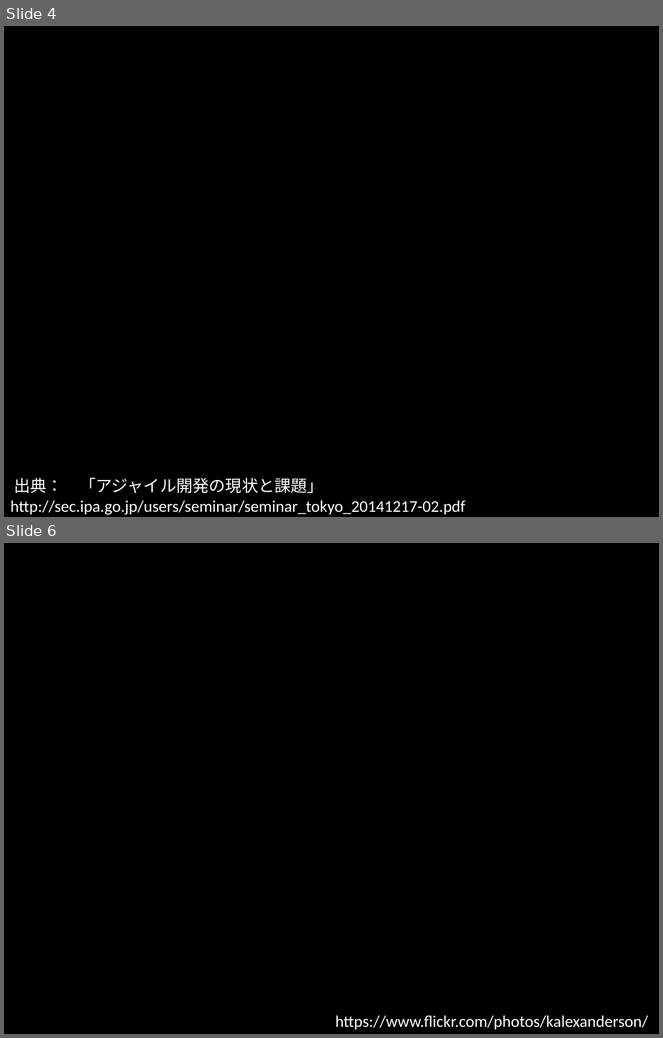
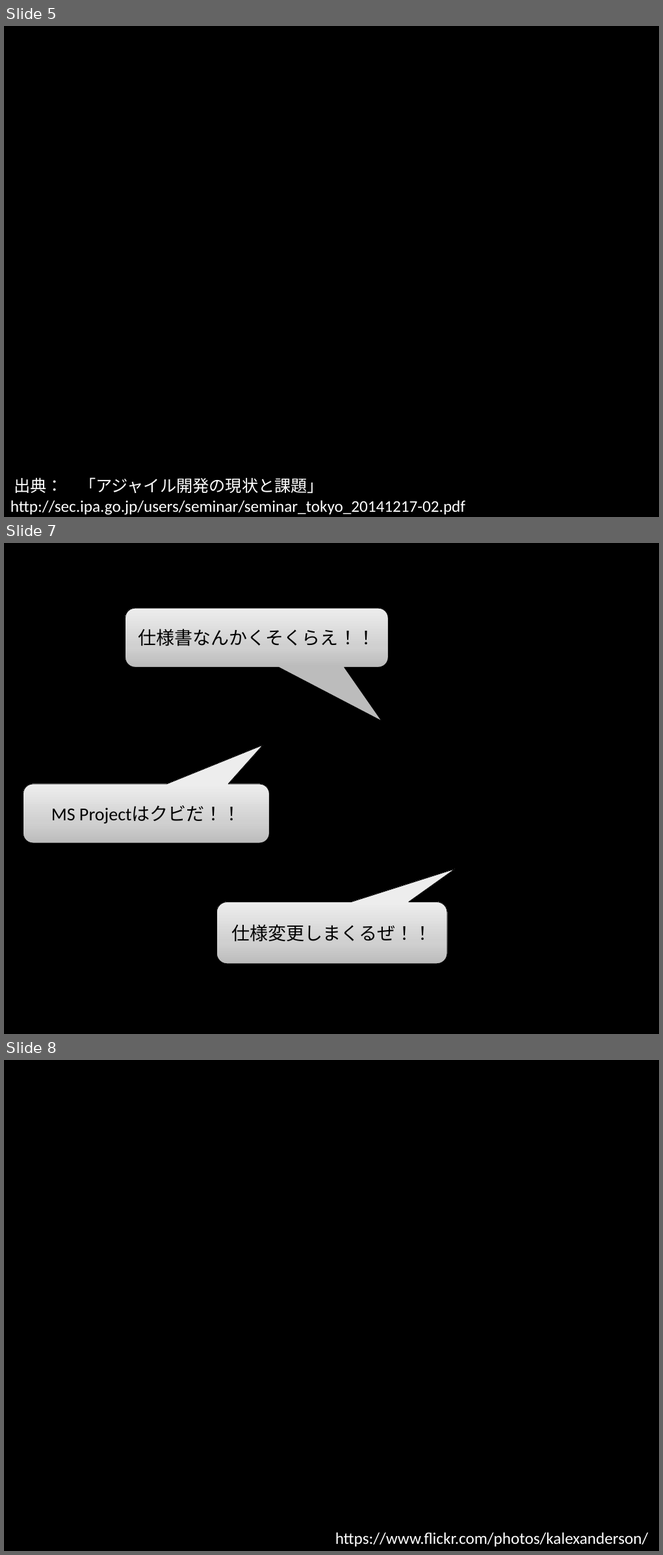
Before and after one commit to citrus1981/document, a slide deck: agile.pptx. Shown one above the other, each under a label of ours: slides 4 and 6 before the commit, slides 5, 7 and 8 after it; the slides between them are not shown. The pictures are 663x1038 and 663x1555 pixels, drawn with LibreOffice and Linux fonts; fonts in the diff are those of the drawing; background and template pictures are left out. Boxes give left, top, right and bottom in pixels: in the first picture for what was removed or moved away, otherwise in the second. Text is boxed around its words. In the diff, an @@ line names an element or a change of style, - is before the commit and + after.

```diff
--- a/agile.pptx
+++ b/agile.pptx
@@ slide 7 added at bbox=[4, 543, 659, 1034], background picture (left out) @@
@@ rounded speech box added at bbox=[125, 608, 389, 667], fill gradient #BDBDBD to #D1D1D1 to #EEEEEE, outline #000000 0.75 pt, 20 pt, text #000000 @@
+仕様書なんかくそくらえ！！
@@ rounded speech box added at bbox=[23, 784, 269, 843], fill gradient #BDBDBD to #D1D1D1 to #EEEEEE, outline #000000 0.75 pt, 20 pt, text #000000 @@
+MS Projectはクビだ！！
@@ rounded speech box added at bbox=[217, 902, 447, 964], fill gradient #BDBDBD to #D1D1D1 to #EEEEEE, outline #000000 0.75 pt, 20 pt, text #000000 @@
+仕様変更しまくるぜ！！
@@ what was slide 4 is now slide 5 @@
@@ what was slide 6 is now slide 8 @@
```
Also in this commit, not shown: 3 slides changed, 1 other slide added, 1 slide removed.
